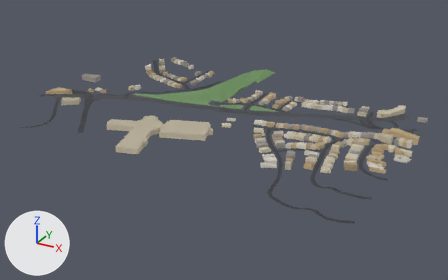
The glTF model public/tiles/tile_8_17.glb, before and after one commit.
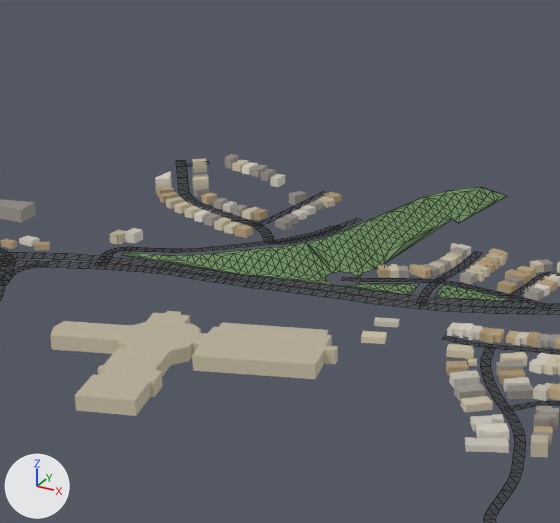
Each version is shown whole from a 50 mm camera at (234.0, -5934.0, 653.0) aimed at (-338.0, -4896.0, 134.0), then close up on the part from 20% to 66% of the width and 0% to 69% of the height. The lights are fixed; the arrows at lower left show +X, +Y and +Z. The first two pictures are the older version. The close-ups show mesh edges as thin lines. Where no turn or scale is listed for an object, it has been applied to the vertices.

The first close-up shows 'bld_8_17', 'grn_8_17', 'road_8_17'.
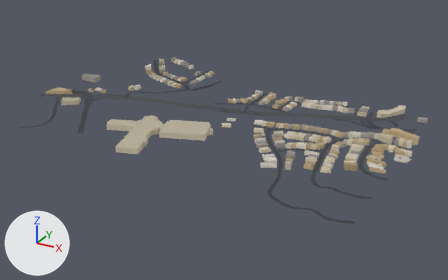
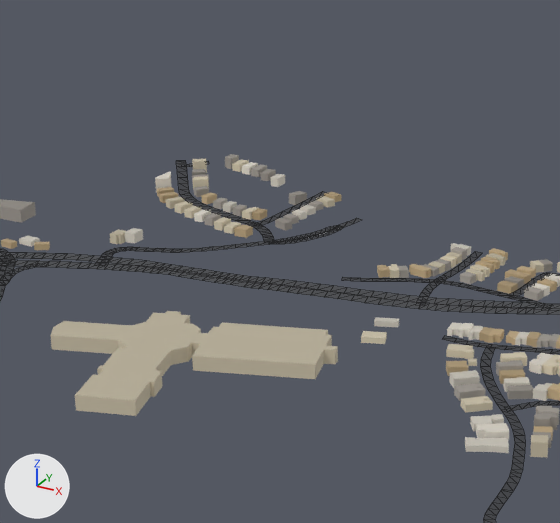
Changed parts and their boxes (x1, y1, x2, y2) in the close-ups (560 x 523 px):
'grn_8_17', deleted (green): before (121, 187, 515, 301)

The change, as a list of edits to the scene's bpy script:
```text
Remove ob_grn_8_17:
    ob_grn_8_17 = bpy.data.objects.new('grn_8_17', me_grn_8_17)
    ob_grn_8_17.location = (-431.2, -4730.8, 186.3)
```
